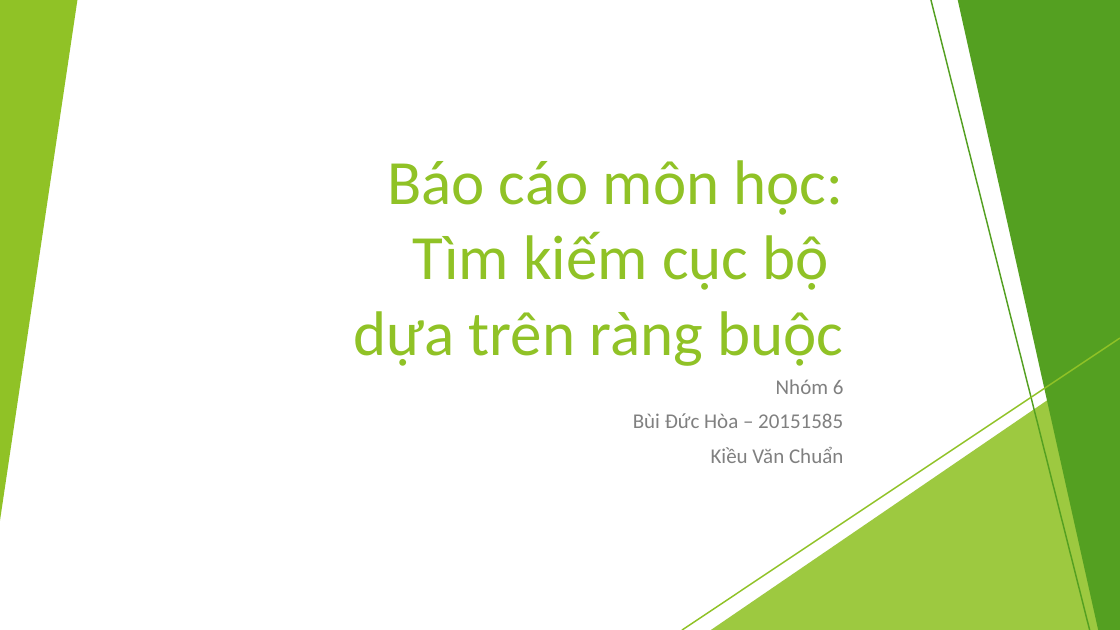
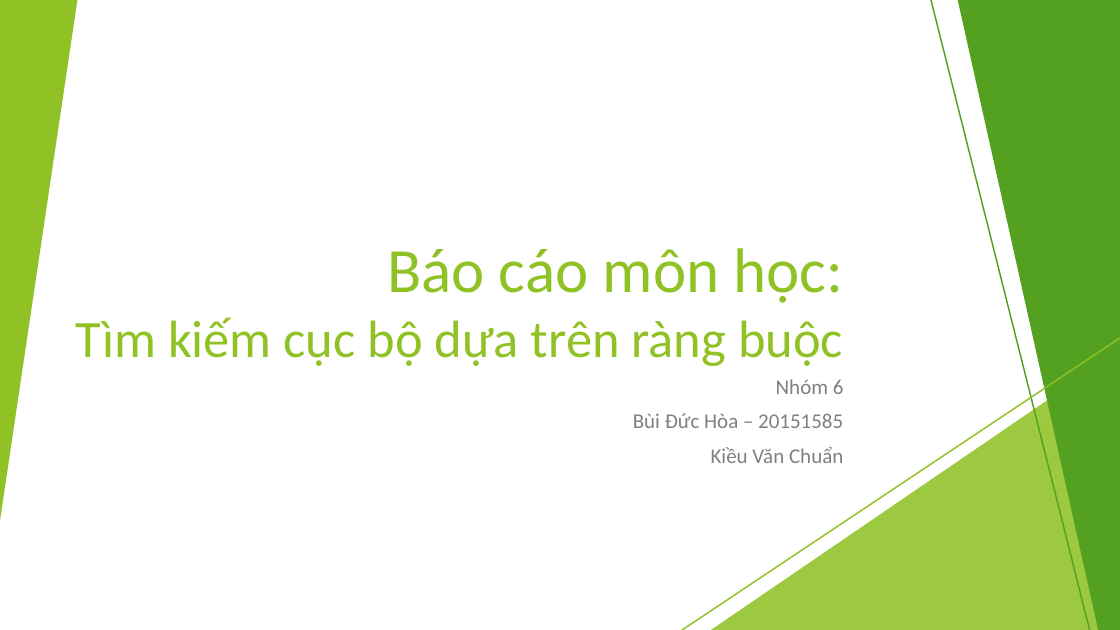
Before and after one commit to dungkhmt/CourseCPCBLS, a slide deck: slide 1 of OpenCBLS/src/khmtk60/miniprojects/G6/Báo cáo môn học.pptx. Drawn at 1120x630 pixels with LibreOffice and Linux fonts; fonts in the diff are those of the drawing. Boxes give left, top, right and bottom in pixels: in the first picture for what was removed or moved away, otherwise in the second. Text is boxed around its words. In the diff, an @@ line names an element or a change of style, - is before the commit and + after.

```diff
--- a/OpenCBLS/src/khmtk60/miniprojects/G6/Báo cáo môn học.pptx
+++ b/OpenCBLS/src/khmtk60/miniprojects/G6/Báo cáo môn học.pptx
@@ title "Báo cáo môn học: Tìm ...": place and size @@
-title "Báo cáo môn học: Tìm ..." at <box>353,160,844,366</box>
+title "Báo cáo môn học: Tìm ..." at <box>76,248,844,366</box>
@@ title "Báo cáo môn học: Tìm ..." at <box>76,248,844,366</box>: size 54 to 45 pt in "Tìm kiếm cục bộ dựa trên ràng ..." @@
```
Also in this commit, not shown: 7 other slides changed, 1 slide added, 3 other files.
